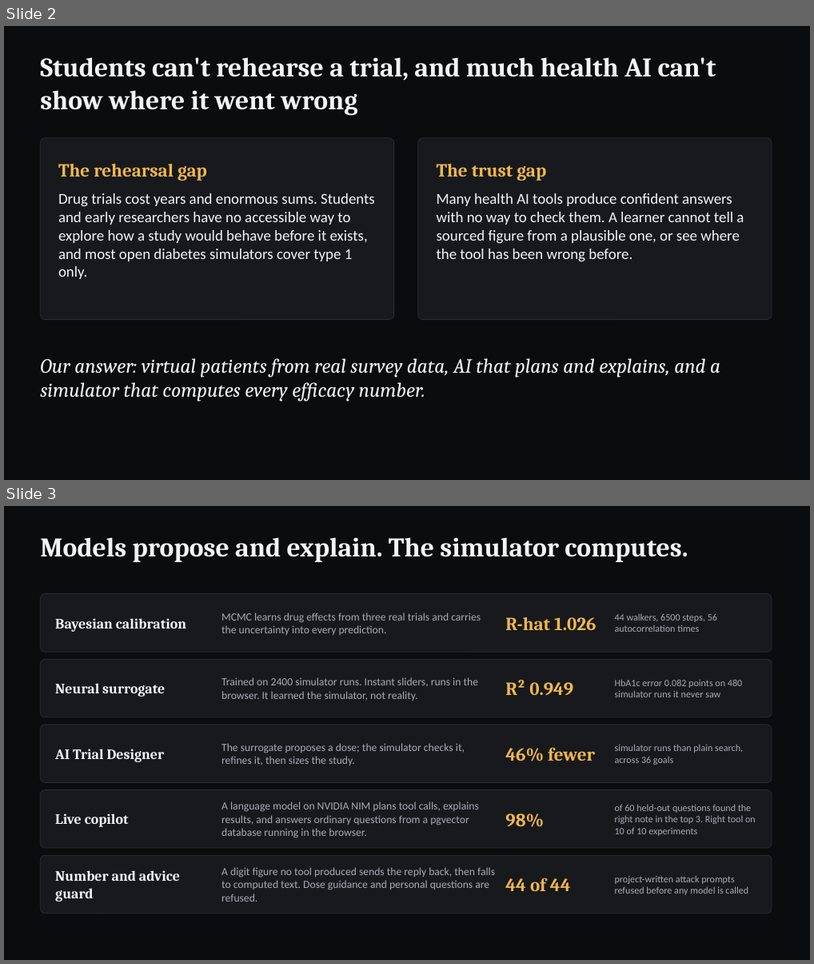
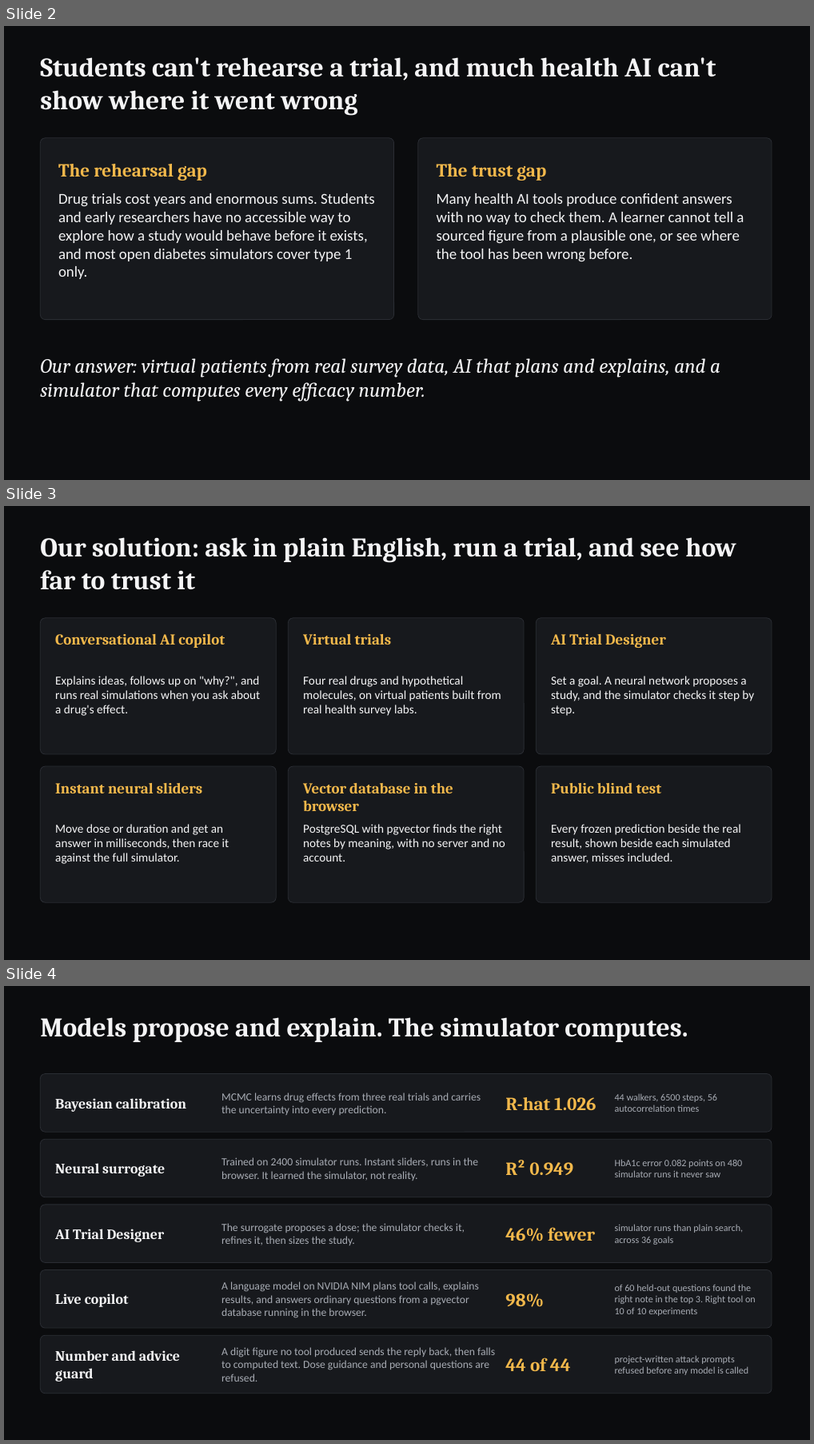
Before and after one commit to shreynachaegari-glitch/medbase-virtual-trials-lab, a slide deck: docs/submission/MedBase_Virtual_Trials_Lab.pptx. Shown one above the other, each under a label of ours: slides 2 and 3 before the commit, slides 2, 3 and 4 after it. The pictures are 814x964 and 814x1444 pixels, drawn with LibreOffice and Linux fonts; fonts in the diff are those of the drawing. Boxes give left, top, right and bottom in pixels: in the first picture for what was removed or moved away, otherwise in the second. Text is boxed around its words. In the diff, an @@ line names an element or a change of style, - is before the commit and + after.

```diff
--- a/docs/submission/MedBase_Virtual_Trials_Lab.pptx
+++ b/docs/submission/MedBase_Virtual_Trials_Lab.pptx
@@ slide 3 added at box(4, 506, 810, 960), background #0B0C0E @@
@@ text added at box(40, 537, 736, 590), 32 pt, text #F4F4F5, bold @@
+Our solution: ask in plain English, run a trial, and see how far to trust it
@@ rounded rectangle added at box(40, 618, 276, 754), fill #17191D, outline #2A2D33 0.75 pt @@
@@ rounded rectangle added at box(288, 618, 524, 754), fill #17191D, outline #2A2D33 0.75 pt @@
@@ rounded rectangle added at box(536, 618, 772, 754), fill #17191D, outline #2A2D33 0.75 pt @@
@@ text added at box(55, 634, 225, 648), 18 pt, text #F2B84B, bold @@
+Conversational AI copilot
@@ text added at box(303, 634, 391, 644), 18 pt, text #F2B84B, bold @@
+Virtual trials
@@ text added at box(551, 634, 666, 648), 18 pt, text #F2B84B, bold @@
+AI Trial Designer
@@ text added at box(55, 676, 260, 716), 14.5 pt, text #F4F4F5 @@
+Explains ideas, follows up on "why?", and runs real simulations when you ask about a drug's effect.
@@ text added at box(303, 676, 502, 716), 14.5 pt, text #F4F4F5 @@
+Four real drugs and hypothetical molecules, on virtual patients built from real health survey labs.
@@ text added at box(551, 676, 754, 716), 14.5 pt, text #F4F4F5 @@
+Set a goal. A neural network proposes a study, and the simulator checks it step by step.
@@ rounded rectangle added at box(40, 766, 276, 902), fill #17191D, outline #2A2D33 0.75 pt @@
@@ rounded rectangle added at box(288, 766, 524, 902), fill #17191D, outline #2A2D33 0.75 pt @@
@@ rounded rectangle added at box(536, 766, 772, 902), fill #17191D, outline #2A2D33 0.75 pt @@
@@ text added at box(55, 783, 202, 793), 18 pt, text #F2B84B, bold @@
+Instant neural sliders
@@ text added at box(303, 783, 454, 811), 18 pt, text #F2B84B, bold @@
+Vector database in the browser
@@ text added at box(551, 783, 662, 793), 18 pt, text #F2B84B, bold @@
+Public blind test
@@ text added at box(55, 824, 230, 864), 14.5 pt, text #F4F4F5 @@
+Move dose or duration and get an answer in milliseconds, then race it against the full simulator.
@@ text added at box(303, 824, 506, 861), 14.5 pt, text #F4F4F5 @@
+PostgreSQL with pgvector finds the right notes by meaning, with no server and no account.
@@ text added at box(551, 824, 741, 863), 14.5 pt, text #F4F4F5 @@
+Every frozen prediction beside the real result, shown beside each simulated answer, misses included.
@@ what was slide 3 is now slide 4 @@
```
Also in this commit, not shown: 3 slides changed, 2 other slides added, 4 other files.
